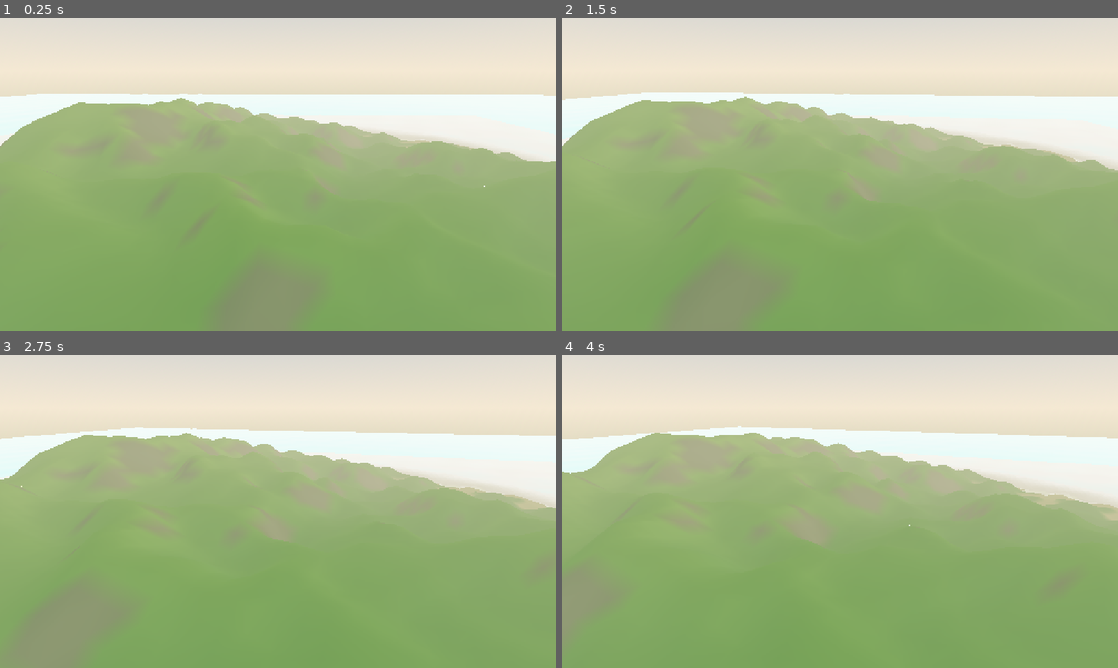
Above: before the commit, frames 1-4 (two rows, left to right).
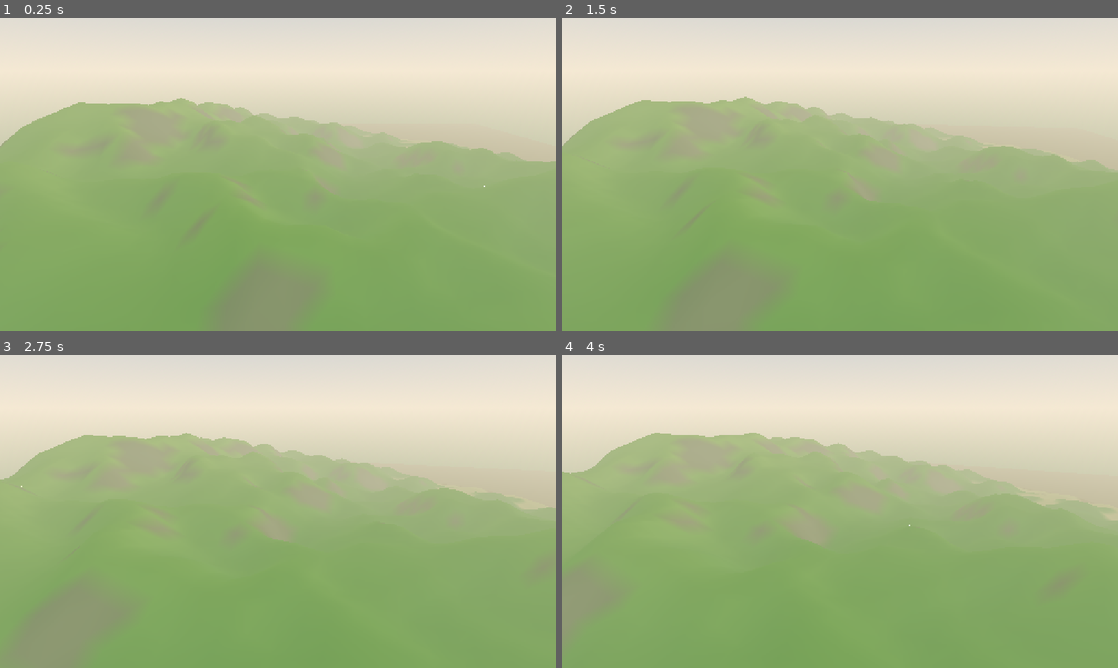
Above: after the commit, the same moments.

Repository: eraslan19j/game
Game: Godot game, scene res://scenes/world/world.tscn
Two runs of this game, one before a commit and one after it. Both use one fixed random seed, a clock stepped at 60 frames per second and the inputs below.
Inputs:
- Up to frame 1 (0.25 s): no input
- Up to frame 2 (1.5 s): no input
- Up to frame 3 (2.75 s): no input
- Up to frame 4 (4 s): tap Enter at 2.75 s

The runs differ from the first frame. In frame 1, 9.5% of the frame differs, in the area x 0-100%, y 24-46%; in frame 2, 9.2%; in frame 3, 8.9%; in frame 4, 8.7%.
Error after the commit: Parse Error: Identifier "wave_strength" not declared in the current scope. (res://scripts/world/water.gd:38)

Commit message:
Tanilama: arazi istatistikleri ve carpisma isin testi
Co-authored-by: arena-agent <297053741+arena-agent@users.noreply.github.com>

Diff:
--- a/scripts/world/terrain.gd
+++ b/scripts/world/terrain.gd
@@ -35,6 +35,22 @@
 	var built := _build_mesh()
 	_add_collision(built["mesh"])
 	_build_height_texture(built["heights"], built["n"])
+	_report_stats(built["heights"])
+
+
+## Tanilama: arazi istatistiklerini loga yazar (ada gercekten ada mi?).
+func _report_stats(heights: PackedFloat32Array) -> void:
+	var h_min := 1.0e9
+	var h_max := -1.0e9
+	var above := 0
+	for h in heights:
+		h_min = minf(h_min, h)
+		h_max = maxf(h_max, h)
+		if h > sea_level:
+			above += 1
+	var land_pct := 100.0 * float(above) / float(heights.size())
+	print("[Terrain] grid=%dx%d nokta=%d  yukseklik=[%.1f .. %.1f] m  kara=%%%.1f  cevre=%.1f m"
+		% [grid_cells, grid_cells, heights.size(), h_min, h_max, land_pct, world_size])
 
 
 func _setup_noise() -> void:
--- a/scripts/world/water.gd
+++ b/scripts/world/water.gd
@@ -33,6 +33,9 @@
 		return
 	if terrain_height_texture != null:
 		_material.set_shader_parameter("terrain_height", terrain_height_texture)
+	print("[Water] doku=%s arazi=%.1f m  dalga=%.2f  yuzey=%.0f m  bolum=%d"
+		% ["var" if terrain_height_texture != null else "YOK", terrain_size,
+		wave_strength, size, subdivisions])
 	_material.set_shader_parameter("terrain_size", terrain_size)
 	_material.set_shader_parameter("height_min", h_min)
 	_material.set_shader_parameter("height_max", h_max)
--- a/scripts/world/world.gd
+++ b/scripts/world/world.gd
@@ -32,6 +32,9 @@
 		Vector3(0.0, camera_height, camera_distance)
 	)
 
+	# Fizik dunyasi bir kare sonra hazir olur; carpisma testini ondan sonra yap.
+	_verify_collision.call_deferred()
+
 	# Su, kiyi derinligini arazi dokusundan okur.
 	_water.setup(
 		_terrain.height_texture,
@@ -41,6 +44,25 @@
 	)
 
 
+## Tanilama: arazi carpismasi gercekten calisiyor mu?
+## Deniz seviyesinin ustunde oldugunu bildigimiz noktalara isin gonderir.
+func _verify_collision() -> void:
+	var space := get_world_3d().direct_space_state
+	var tested := 0
+	var hits := 0
+	for p in [Vector2(0, 0), Vector2(20, 15), Vector2(-25, 30), Vector2(35, -20)]:
+		var from := Vector3(p.x, 200.0, p.y)
+		var query := PhysicsRayQueryParameters3D.create(from, from + Vector3(0, -300, 0))
+		var hit := space.intersect_ray(query)
+		tested += 1
+		if not hit.is_empty():
+			hits += 1
+			print("[Collision] (%.0f, %.0f) -> carpisma y=%.2f" % [p.x, p.y, hit["position"].y])
+		else:
+			print("[Collision] (%.0f, %.0f) -> CARPISMA YOK" % [p.x, p.y])
+	print("[Collision] sonuc: %d/%d nokta carpisti" % [hits, tested])
+
+
 func _process(delta: float) -> void:
 	if orbit_speed_deg != 0.0:
 		_camera_rig.rotate_y(deg_to_rad(orbit_speed_deg) * delta)
